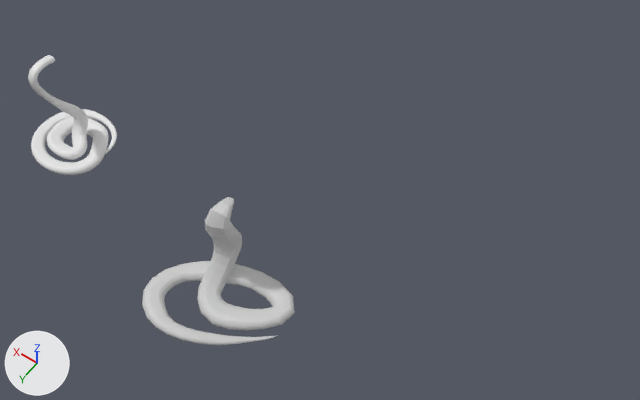
A saved change to the Blender file 3d/snake/snake.blend.
Camera for both pictures: a 50 mm camera at (-27.6, 27.1, 57.7) aimed at (-3.7, -6.3, 5.2). The lights are fixed; the arrows at lower left show +X, +Y and +Z.
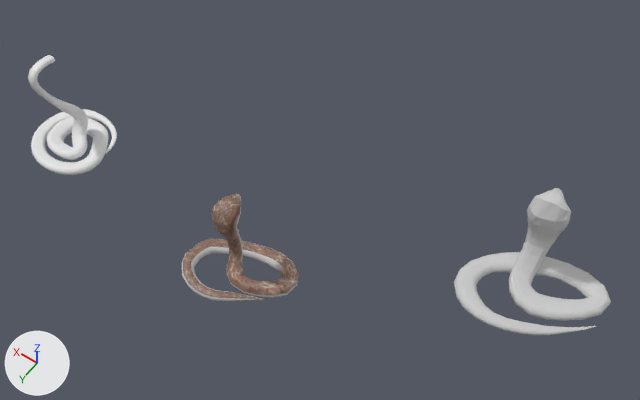
Pixel boxes [x1, y1, x2, y2] of what changed, in the pictures (640 x 400 px; the box of a moved part takes in the faces that stretch with it):
'NurbsPath.001', reshaped, moved: before [142, 197, 295, 345]; after [454, 188, 611, 335]
'NurbsPath.002', added (brown): after [182, 194, 298, 301]
part 1 of me_nurbspath_001, moved or reshaped: before [205, 197, 242, 246]; after [527, 188, 571, 237]

Diff of the bpy script that builds the scene:
```diff
--- a/3d/snake/snake.blend.py
+++ b/3d/snake/snake.blend.py
@@ img_nurbspath_002_base_color @@
+img_nurbspath_002_base_color = load_image('NurbsPath.002 Base Color', '_unpacked/NurbsPath.002_Base_Color', 1024, 1024, 'sRGB')
@@ mat_material @@
+mat_material = principled_material('Material')
+mat_material.texture = img_nurbspath_002_base_color
@@ me_nurbspath_001 @@
 # used by ob_nurbspath_001; location = (3.35, 8.41, 0.75); rotation_euler = (0.0, 0.0, 0.585), in degrees (0, 0, 34); scale = (0.349, 0.349, 0.349)
-me_nurbspath_001.from_pydata(...)  # 874 vertices, 934 faces; spans x -35.5..-2.4, y -18.4..4.3, z -3.3..20.8
+me_nurbspath_001.from_pydata(...)  # 874 vertices, 934 faces; spans x -35.5..-2.4, y -18.4..4.3, z -3.3..21.2
+# me_nurbspath_001 part 1: 127 of 874 vertices moved; they spanned x -24.1..-16.7, y -18.0..-11.7, z 10.3..20.8 and now span x -24.4..-16.2, y -18.1..-11.3, z 10.3..21.2; mean shift (-0.1, -0.1, 0.0); largest move (-22.3, -13.3, 19.0) -> (-24.1, -13.0, 19.3)
 me_nurbspath_001.materials.append(mat_material_001)
@@ me_nurbspath_002 @@
+me_nurbspath_002.from_pydata(...)  # 950 vertices, 964 faces; spans x 1.3..23.6, y -23.8..-10.3, z -1.0..17.9
+me_nurbspath_002.polygons.foreach_set('use_smooth', [True] * 964)
+me_nurbspath_002.materials.append(mat_material)  # picture img_nurbspath_002_base_color
@@ ob_nurbspath_001 @@
 ob_nurbspath_001 = bpy.data.objects.new('NurbsPath.001', me_nurbspath_001)
-ob_nurbspath_001.location = (3.35, 8.41, 0.75)
+ob_nurbspath_001.location = (-15.36, -5.96, 0.75)
 ob_nurbspath_001.rotation_euler = (0.0, 0.0, 0.585)  # degrees (0, 0, 34)
@@ ob_nurbspath_002 @@
+ob_nurbspath_002 = bpy.data.objects.new('NurbsPath.002', me_nurbspath_002)
+ob_nurbspath_002.location = (6.94, -4.71, -0.03)
+ob_nurbspath_002.rotation_euler = (0.0, 0.0, 3.532)  # degrees (0, 0, 202)
+ob_nurbspath_002.scale = (0.413, 0.413, 0.413)
```
